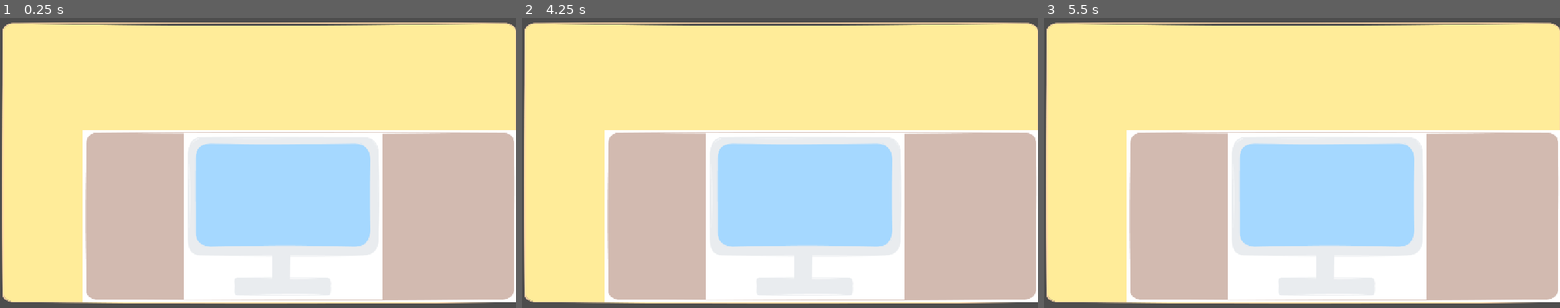
Above: before the commit, frames 1-3 (left to right).
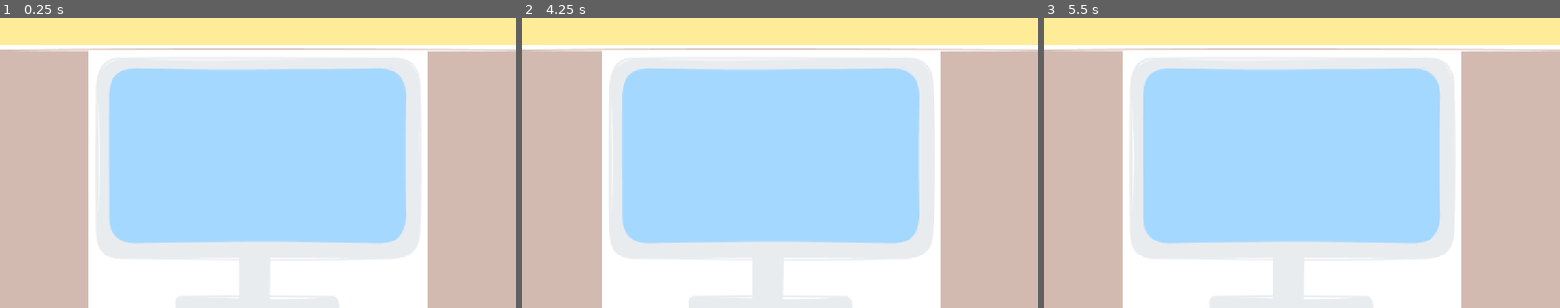
Above: after the commit, the same moments.

Repository: natleahh/gmtk-jam-2026
Game: Godot game, scene res://prototypes/ADHDHell/main.tscn
The game is run twice, just before and just after one commit, with the same random seed, the same clock (stepped at 60 frames per second) and the same inputs. The project has no main scene, so this scene is started directly.
Inputs (mouse positions are in pixels of both pictures, inside the frame that each line leads up to):
- Up to frame 1 (0.25 s): no input
- Up to frame 2 (4.25 s): tap Enter at 0.5, 2, 3.5 s; move the mouse to (893, 148) at 0.52 s; tap Space at 1.25, 2.75 s; move the mouse to (676, 177) at 1.27 s; move the mouse to (831, 99) at 2.02 s; move the mouse to (754, 221) at 2.77 s; move the mouse to (934, 206) at 3.52 s
- Up to frame 3 (5.5 s): move the mouse to (1147, 119) at 4.27 s; tap Space at 5 s; move the mouse to (1327, 163) at 5.02 s

The runs differ from the first frame. In frame 1, 64% of the frame differs, in the area x 0-100%, y 0-100%; in frame 2, 63%; in frame 3, 63%.

Commit message:
feat: add scrolling character controller

Diff:
--- /dev/null
+++ b/prototypes/ADHDHell/character_controller.gd
@@ -0,0 +1,6 @@
+extends Node2D
+
+var direction: Vector2
+
+func _process(delta: float) -> void:
+	global_position = lerp(global_position, get_global_mouse_position(), 0.05)
--- a/prototypes/ADHDHell/main.tscn
+++ b/prototypes/ADHDHell/main.tscn
@@ -3,6 +3,7 @@
 [ext_resource type="Texture2D" uid="uid://dstsfqcn0ihh5" path="res://prototypes/ADHDHell/Pasted image 20260723145013.png" id="1_8cddi"]
 [ext_resource type="Texture2D" uid="uid://wr2qryxmkjr8" path="res://prototypes/ADHDHell/Pasted image 20260723145249.png" id="2_0vcbb"]
 [ext_resource type="Texture2D" uid="uid://d4kwqosjhmwbe" path="res://prototypes/ADHDHell/Pasted image 20260723145336.png" id="3_cu5rw"]
+[ext_resource type="Script" uid="uid://g3q68s4lagrf" path="res://prototypes/ADHDHell/character_controller.gd" id="4_0vcbb"]
 
 [node name="Main" type="Node2D" unique_id=623799325]
 
@@ -22,3 +23,17 @@
 position = Vector2(632, 443)
 scale = Vector2(1.0800971, 1.0970588)
 texture = ExtResource("3_cu5rw")
+
+[node name="CharacterController" type="Node2D" parent="." unique_id=2007909422]
+position = Vector2(632, 405)
+script = ExtResource("4_0vcbb")
+metadata/_edit_group_ = true
+
+[node name="Camera2D" type="Camera2D" parent="CharacterController" unique_id=554737291]
+zoom = Vector2(1.7, 1.7)
+drag_horizontal_enabled = true
+drag_vertical_enabled = true
+drag_left_margin = 0.5
+drag_top_margin = 0.5
+drag_right_margin = 0.5
+drag_bottom_margin = 0.5
Not shown, added: prototypes/ADHDHell/character_controller.gd.uid
